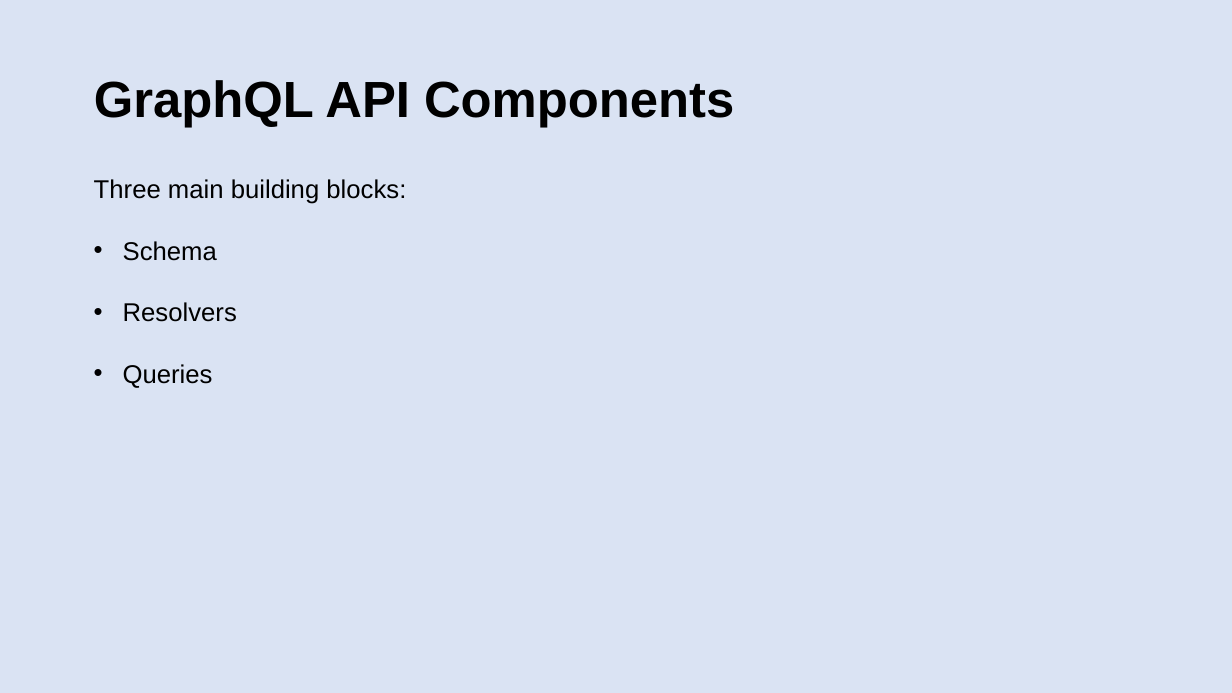
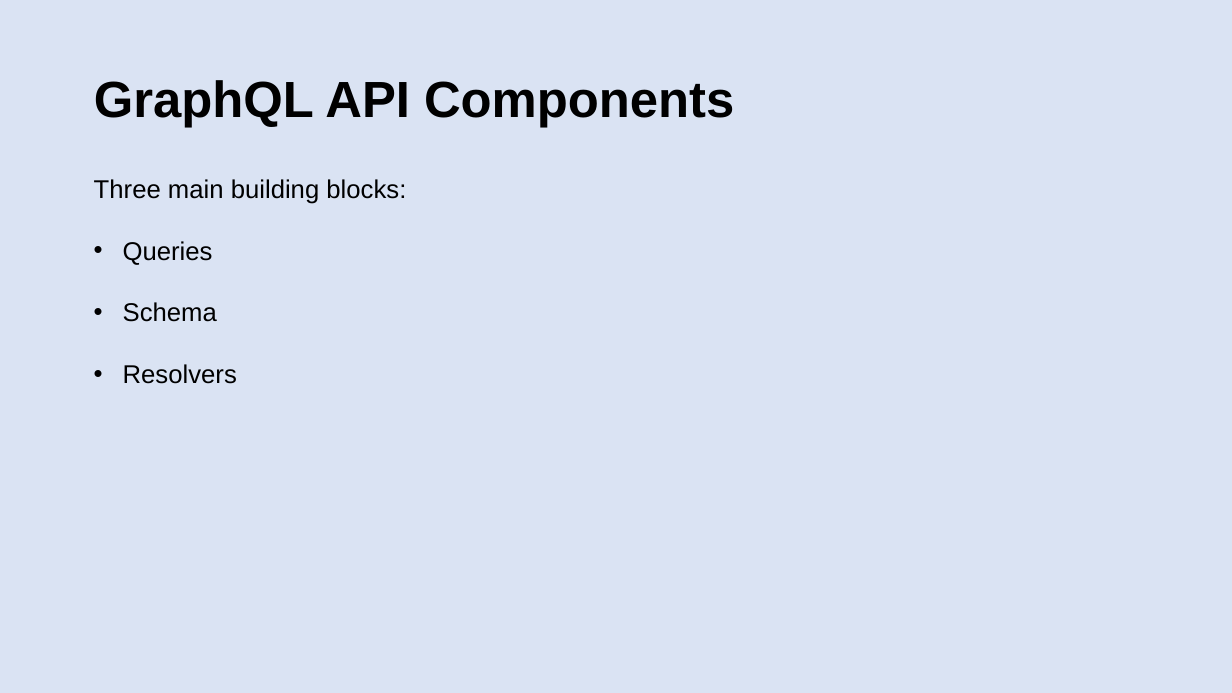
Before and after one commit to patelg123/graphql-presentation, a slide deck: slide 8 of current.pptx. Drawn at 1232x693 pixels with LibreOffice and Linux fonts; fonts in the diff are those of the drawing. Boxes give left, top, right and bottom in pixels: in the first picture for what was removed or moved away, otherwise in the second. Text is boxed around its words. In the diff, an @@ line names an element or a change of style, - is before the commit and + after.

```diff
--- a/current.pptx
+++ b/current.pptx
@@ text at (x1=123, y1=241, x2=213, y2=265): paragraph added @@
+• Queries
@@ text at (x1=123, y1=364, x2=213, y2=388): paragraph removed @@
-• Queries
```
Also in this commit, not shown: 3 other slides changed, 1 other file.
